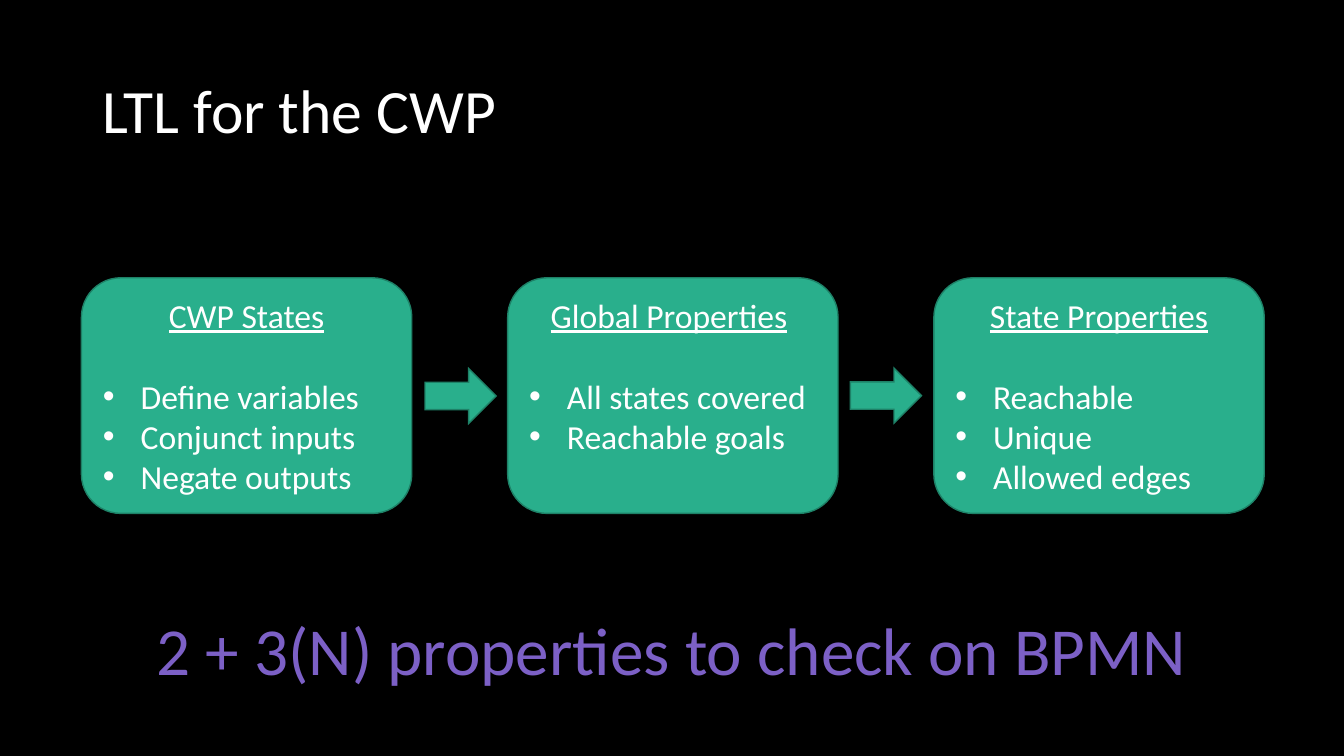
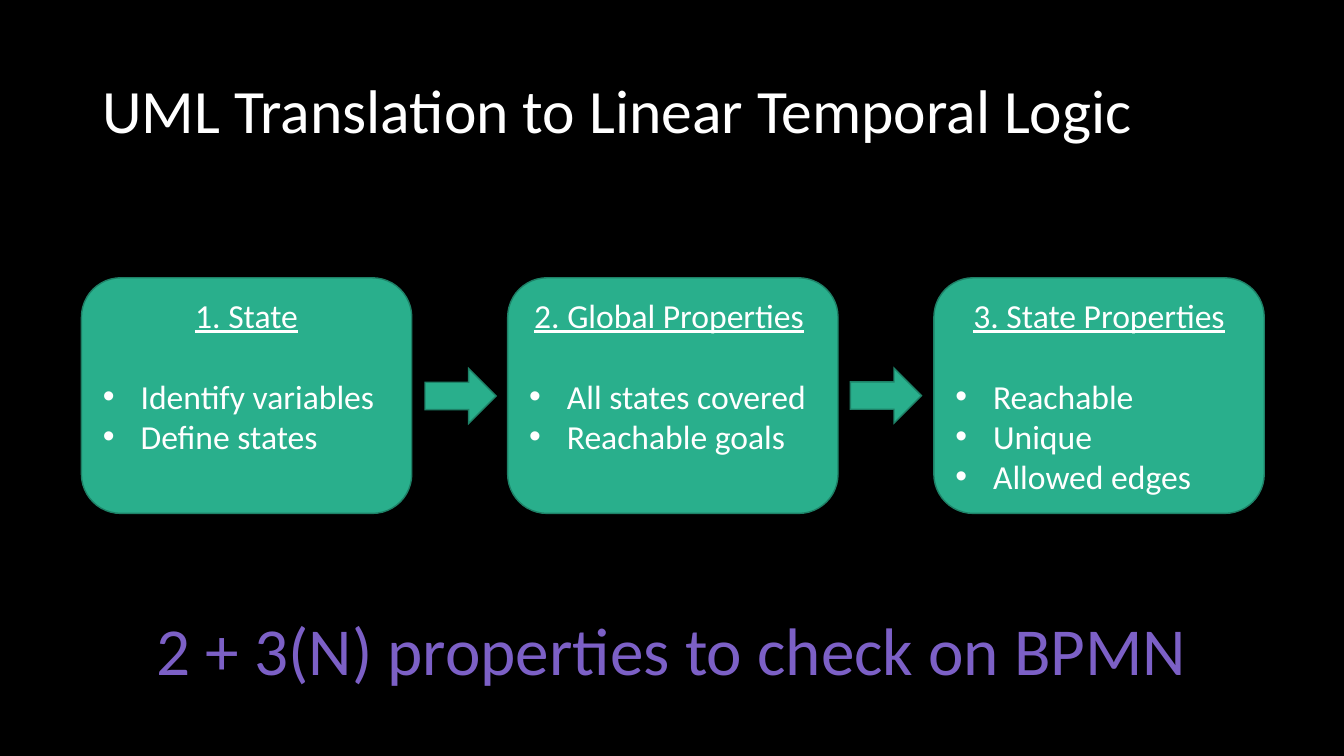
Before and after one commit to ericmercer/SPIN-bpmn-cwp-verification-paper, a slide deck: slide 8 of presentation/syscon-2022.pptx. Drawn at 1344x756 pixels with LibreOffice and Linux fonts; fonts in the diff are those of the drawing. Boxes give left, top, right and bottom in pixels: in the first picture for what was removed or moved away, otherwise in the second. Text is boxed around its words. In the diff, an @@ line names an element or a change of style, - is before the commit and + after.

```diff
--- a/presentation/syscon-2022.pptx
+++ b/presentation/syscon-2022.pptx
@@ title at bbox=[102, 90, 1131, 144]: text changed @@
-LTL for the CWP
+UML Translation to Linear Temporal Logic
@@ text in rounded rectangle at bbox=[141, 306, 374, 450]: text changed @@
-CWP States
-• Define variables
-• Conjunct inputs
-• Negate outputs
+1. State
+• Identify variables
+• Define states
@@ text in rounded rectangle at bbox=[534, 304, 804, 334]: text changed @@
-Global Properties
+2. Global Properties
@@ text in rounded rectangle at bbox=[973, 305, 1225, 334]: text changed @@
-State Properties
+3. State Properties
```
Also in this commit, not shown: 17 other slides changed.
